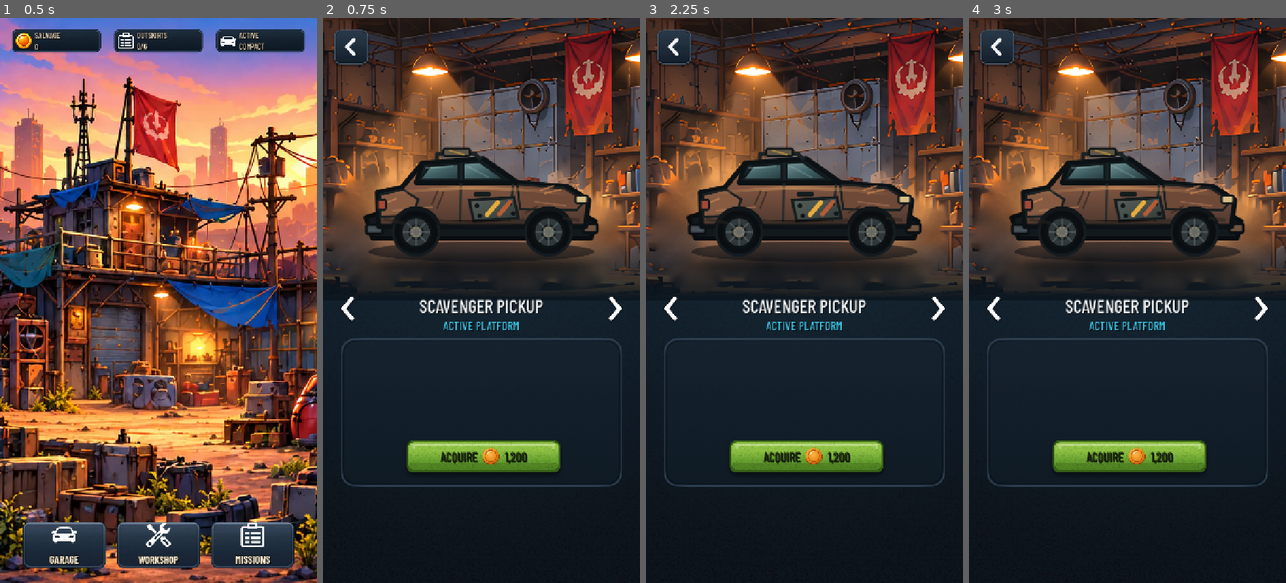
Above: before the commit, frames 1-4 (left to right).
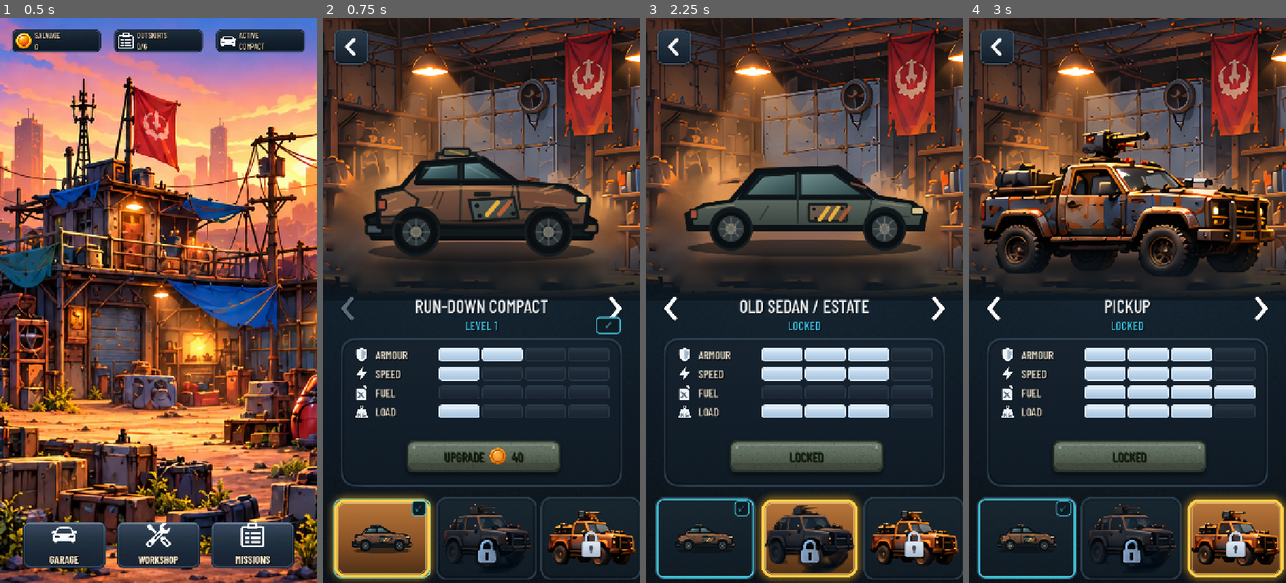
Above: after the commit, the same moments.

Repository: phantompixel-developer/FortKnocks
Game: Godot game, scene res://game/core/app.tscn
Two runs of this game, one before a commit and one after it. Both use one fixed random seed, a clock stepped at 60 frames per second and the inputs below.
Inputs (mouse positions are in pixels of both pictures, inside the frame that each line leads up to):
- Up to frame 1 (0.5 s): no input
- Up to frame 2 (0.75 s): click "GARAGE" at 0.5 s
- Up to frame 3 (2.25 s): click (807, 458) at 1.27 s; click (937, 311) at 2 s
- Up to frame 4 (3 s): click (1260, 311) at 2.75 s

Frame 1 is identical in both runs. In frame 2, 13% of the frame differs, in the area x 1-100%, y 49-100%; in frame 3, 22%; in frame 4, 28%, in the area x 2-100%, y 19-100%.
Error before the commit: Invalid access to property or key 'platform_active_requested' on a base object of type 'Control (GarageScreen)'. (res://game/core/app.gd:52)

Commit message:
feat: add Garage upgrades and separate active vehicle state

Diff:
--- a/game/progression/garage_screen.gd
+++ b/game/progression/garage_screen.gd
@@ -3,6 +3,8 @@
 
 signal back_requested
 signal platform_requested(platform_id: String)
+signal platform_active_requested(platform_id: String)
+signal platform_upgrade_requested(platform_id: String)
 
 const PlatformCatalogScript := preload("res://game/platforms/platform_catalog.gd")
 const ThemeScript := preload("res://game/presentation/fort_knocks_theme.gd")
@@ -25,12 +27,15 @@
 const SEG_FILLED_PATH := "res://assets/art/claude_assets/1_Asset_Kit/00_shared/png/ui/statbar_seg_filled_9s.png"
 
 const SWIPE_MIN: float = 60.0
+const ACTIVE_ACCENT := Color("42c7dc")
+const ACTIVE_DARK := Color("101b24")
 
 @onready var platform_showcase: PlatformShowcase = %PlatformShowcase
 @onready var pickup_hero: TextureRect = %PickupHero
 @onready var swipe_area: Control = %SwipeArea
 @onready var title_label: Label = %PlatformTitle
 @onready var status_label: Label = %PlatformStatus
+@onready var active_toggle: Button = %ActiveToggle
 @onready var rows: VBoxContainer = %Rows
 @onready var action_button: Button = %ActionButton
 @onready var action_label: Label = %ActionLabel
@@ -50,6 +55,7 @@
 var _card_buttons: Array[Button] = []
 var _swipe_start: Vector2 = Vector2.INF
 var _action_available: bool = false
+var _action_is_upgrade: bool = false
 
 func _ready() -> void:
 	ThemeScript.apply(self)
@@ -63,6 +69,7 @@
 		)
 	)
 	ProductionUIScript.style_action_button(action_button)
+	_style_active_toggle()
 	action_coin.texture = ProductionUIScript.texture(COIN_PATH)
 	_apply_back_safe_area()
 
@@ -73,6 +80,7 @@
 	prev_button.pressed.connect(_step.bind(-1))
 	next_button.pressed.connect(_step.bind(1))
 	action_button.pressed.connect(_request_selected)
+	active_toggle.pressed.connect(_request_active_selected)
 	swipe_area.gui_input.connect(_on_swipe_input)
 
 func configure(save_snapshot: Dictionary, notice := "") -> void:
@@ -114,9 +122,17 @@
 	var active_id: String = str(inventory.get("platform_id", "run_down_compact"))
 	var equipped_modules: Dictionary = inventory.get("equipped_module_by_platform", {}) as Dictionary
 	var module_id: String = str(equipped_modules.get(definition.id, ""))
+	var owned_selected: bool = owned.has(definition.id)
+	var level: int = _platform_level(definition.id)
 
 	title_label.text = definition.display_name.to_upper()
-	status_label.text = "TIER %d" % (_selected_index + 1)
+	status_label.text = "LEVEL %d" % level if owned_selected else "LOCKED"
+
+	active_toggle.visible = owned_selected
+	active_toggle.button_pressed = definition.id == active_id
+	active_toggle.disabled = definition.id == active_id
+	active_toggle.text = "✓" if definition.id == active_id else "□"
+	active_toggle.tooltip_text = "Active vehicle" if definition.id == active_id else "Set this vehicle as active"
 
 	var use_pickup_art: bool = definition.id == "pickup"
 	pickup_hero.visible = use_pickup_art
@@ -124,8 +140,8 @@
 	if not use_pickup_art:
 		platform_showcase.configure(definition.id, module_id)
 
-	_rebuild_stats(definition)
-	_update_action(definition, owned, completed, active_id)
+	_rebuild_stats(definition, level)
+	_update_action(definition, owned, completed)
 
 	prev_button.disabled = _selected_index == 0
 	next_button.disabled = _selected_index == _definitions.size() - 1
@@ -147,53 +163,83 @@
 func _update_action(
 	definition: CombatPlatformDefinition,
 	owned: Array,
-	completed: Array,
-	active_id: String
+	completed: Array
 ) -> void:
 	var inventory: Dictionary = _snapshot.get("inventory", {}) as Dictionary
 	var salvage: int = int(inventory.get("salvage", 0))
 	var unlocked: bool = definition.unlock_after_mission_id.is_empty() or completed.has(definition.unlock_after_mission_id)
+	var is_owned: bool = owned.has(definition.id)
 
 	_action_available = false
+	_action_is_upgrade = false
 	action_button.disabled = false
 	action_coin.visible = false
 	action_cost.visible = false
 
-	if definition.id == active_id:
-		action_label.text = "ACTIVE"
-	elif owned.has(definition.id):
-		action_label.text = "EQUIP"
-		_action_available = true
-	elif not unlocked or not definition.purchasable:
-		action_label.text = "LOCKED"
-		action_button.disabled = true
-	else:
-		action_label.text = "ACQUIRE" if salvage >= definition.purchase_cost else "NEED"
+	if is_owned:
+		var level: int = _platform_level(definition.id)
+		if level >= definition.max_level:
+			action_label.text = "MAX LEVEL"
+			action_button.disabled = true
+			return
+
+		var cost: int = definition.upgrade_cost(level)
+		action_label.text = "UPGRADE"
 		action_coin.visible = true
 		action_cost.visible = true
-		action_cost.text = _format_number(definition.purchase_cost)
-		if salvage >= definition.purchase_cost:
+		action_cost.text = _format_number(cost)
+		_action_is_upgrade = true
+		if salvage >= cost:
 			_action_available = true
 		else:
 			action_button.disabled = true
+		return
+
+	if not unlocked or not definition.purchasable:
+		action_label.text = "LOCKED"
+		action_button.disabled = true
+		return
+
+	action_label.text = "ACQUIRE"
+	action_coin.visible = true
+	action_cost.visible = true
+	action_cost.text = _format_number(definition.purchase_cost)
+	if salvage >= definition.purchase_cost:
+		_action_available = true
+	else:
+		action_button.disabled = true
 
 func _request_selected() -> void:
 	if _definitions.is_empty() or not _action_available:
 		return
-	platform_requested.emit(_definitions[_selected_index].id)
-
-func _rebuild_stats(definition: CombatPlatformDefinition) -> void:
+	var platform_id: String = _definitions[_selected_index].id
+	if _action_is_upgrade:
+		platform_upgrade_requested.emit(platform_id)
+	else:
+		platform_requested.emit(platform_id)
+
+func _request_active_selected() -> void:
+	if _definitions.is_empty() or active_toggle.disabled:
+		return
+	var definition: CombatPlatformDefinition = _definitions[_selected_index]
+	var inventory: Dictionary = _snapshot.get("inventory", {}) as Dictionary
+	var owned: Array = inventory.get("owned_platform_ids", ["run_down_compact"]) as Array
+	if owned.has(definition.id):
+		platform_active_requested.emit(definition.id)
+
+func _rebuild_stats(definition: CombatPlatformDefinition, level: int) -> void:
 	for child in rows.get_children():
 		child.queue_free()
 
-	var armour: int = clampi(int(round(float(definition.cover_health) / 75.0)), 1, 4)
-	var profile: int = clampi(1 + int(round((definition.cover_size.x - 240.0) / 35.0)), 1, 4)
-	var utility: int = 4 if definition.utility_slot_count > 0 else 0
-	var load: int = clampi(maxi(profile, definition.utility_slot_count + 1), 1, 4)
+	var effective_health: int = definition.cover_health_at_level(level)
+	var armour: int = clampi(int(round(float(effective_health) / 75.0)), 1, 4)
+	var speed: int = clampi(1 + int(round((definition.cover_size.x - 240.0) / 35.0)), 1, 4)
+	var fuel: int = 4 if definition.utility_slot_count > 0 else 0
+	var load: int = clampi(maxi(speed, definition.utility_slot_count + 1), 1, 4)
 
 	_add_stat_row("ARMOUR", ICON_ARMOUR, armour)
-	_add_stat_row("PROFILE", ICON_SPEED, profile)
-	_add_stat_row("UTILITY", ICON_FUEL, utility)
+	_add_stat_row("SPEED", ICON_SPEED, speed)
+	_add_stat_row("FUEL", ICON_FUEL, fuel)
 	_add_stat_row("LOAD", ICON_LOAD, load)
 
 func _add_stat_row(label_text: String, icon_path: String, filled: int) -> void:
@@ -203,6 +249,7 @@
 
 	var icon := TextureRect.new()
 	icon.texture = ProductionUIScript.texture(icon_path)
+	icon.texture_filter = CanvasItem.TEXTURE_FILTER_LINEAR
 	icon.custom_minimum_size = Vector2(38.0, 38.0)
 	icon.expand_mode = TextureRect.EXPAND_IGNORE_SIZE
 	icon.stretch_mode = TextureRect.STRETCH_KEEP_ASPECT_CENTERED
@@ -224,6 +271,7 @@
 	for i in range(4):
 		var segment := NinePatchRect.new()
 		segment.texture = ProductionUIScript.texture(SEG_FILLED_PATH if i < filled else SEG_EMPTY_PATH)
+		segment.texture_filter = CanvasItem.TEXTURE_FILTER_LINEAR
 		segment.patch_margin_left = 8
 		segment.patch_margin_top = 8
 		segment.patch_margin_right = 8
@@ -245,11 +293,13 @@
 	var completed: Array = campaign.get("completed_missions", []) as Array
 	var inventory: Dictionary = _snapshot.get("inventory", {}) as Dictionary
 	var owned: Array = inventory.get("owned_platform_ids", ["run_down_compact"]) as Array
+	var active_id: String = str(inventory.get("platform_id", "run_down_compact"))
 
 	for i in range(_definitions.size()):
 		var definition: CombatPlatformDefinition = _definitions[i]
 		var unlocked: bool = definition.unlock_after_mission_id.is_empty() or completed.has(definition.unlock_after_mission_id)
 		var locked: bool = not owned.has(definition.id) and not unlocked
+		var is_active: bool = definition.id == active_id
 
 		var card := Button.new()
 		card.custom_minimum_size = Vector2(229.0, 188.0)
@@ -261,6 +311,7 @@
 		var frame := NinePatchRect.new()
 		frame.name = "_Frame"
 		frame.texture = ProductionUIScript.texture(CARD_PATH)
+		frame.texture_filter = CanvasItem.TEXTURE_FILTER_LINEAR
 		frame.set_anchors_preset(Control.PRESET_FULL_RECT)
 		frame.patch_margin_left = 20
 		frame.patch_margin_top = 20
@@ -269,9 +320,22 @@
 		frame.mouse_filter = Control.MOUSE_FILTER_IGNORE
 		card.add_child(frame)
 
+		var active_frame := Panel.new()
+		active_frame.name = "_ActiveFrame"
+		active_frame.set_anchors_preset(Control.PRESET_FULL_RECT)
+		active_frame.offset_left = 4.0
+		active_frame.offset_top = 4.0
+		active_frame.offset_right = -4.0
+		active_frame.offset_bottom = -4.0
+		active_frame.mouse_filter = Control.MOUSE_FILTER_IGNORE
+		active_frame.add_theme_stylebox_override("panel", _active_card_style())
+		active_frame.visible = is_active
+		card.add_child(active_frame)
+
 		var selected := NinePatchRect.new()
 		selected.name = "_SelectedFrame"
 		selected.texture = ProductionUIScript.texture(CARD_SELECTED_PATH)
+		selected.texture_filter = CanvasItem.TEXTURE_FILTER_LINEAR
 		selected.set_anchors_preset(Control.PRESET_FULL_RECT)
 		selected.offset_left = -13.0
 		selected.offset_top = -13.0
@@ -287,6 +351,7 @@
 		if definition.id == "pickup":
 			var thumb := TextureRect.new()
 			thumb.texture = ProductionUIScript.texture(PICKUP_THUMB)
+			thumb.texture_filter = CanvasItem.TEXTURE_FILTER_LINEAR
 			thumb.set_anchors_preset(Control.PRESET_FULL_RECT)
 			thumb.offset_left = 14.0
 			thumb.offset_top = 13.0
@@ -299,6 +364,7 @@
 		elif locked:
 			var locked_thumb := TextureRect.new()
 			locked_thumb.texture = ProductionUIScript.texture(LOCKED_THUMB)
+			locked_thumb.texture_filter = CanvasItem.TEXTURE_FILTER_LINEAR
 			locked_thumb.set_anchors_preset(Control.PRESET_FULL_RECT)
 			locked_thumb.offset_left = 12.0
 			locked_thumb.offset_top = 12.0
@@ -324,6 +390,7 @@
 		if locked and definition.id == "pickup":
 			var lock := TextureRect.new()
 			lock.texture = ProductionUIScript.texture(LOCK_PATH)
+			lock.texture_filter = CanvasItem.TEXTURE_FILTER_LINEAR
 			lock.anchor_left = 0.5
 			lock.anchor_top = 0.5
 			lock.anchor_right = 0.5
@@ -337,6 +404,23 @@
 			lock.mouse_filter = Control.MOUSE_FILTER_IGNORE
 			card.add_child(lock)
 
+		if is_active:
+			var badge := Panel.new()
+			badge.position = Vector2(181.0, 9.0)
+			badge.size = Vector2(34.0, 34.0)
+			badge.mouse_filter = Control.MOUSE_FILTER_IGNORE
+			badge.add_theme_stylebox_override("panel", _active_badge_style())
+			var tick := Label.new()
+			tick.set_anchors_preset(Control.PRESET_FULL_RECT)
+			tick.text = "✓"
+			tick.horizontal_alignment = HORIZONTAL_ALIGNMENT_CENTER
+			tick.vertical_alignment = VERTICAL_ALIGNMENT_CENTER
+			tick.add_theme_color_override("font_color", ACTIVE_ACCENT)
+			tick.add_theme_font_size_override("font_size", 22)
+			tick.mouse_filter = Control.MOUSE_FILTER_IGNORE
+			badge.add_child(tick)
+			card.add_child(badge)
+
 		platform_row.add_child(card)
 		_card_buttons.append(card)
 
@@ -355,6 +439,51 @@
 	_play_ui(&"ui_confirm")
 	_show_selected()
 
+func _platform_level(platform_id: String) -> int:
+	var inventory: Dictionary = _snapshot.get("inventory", {}) as Dictionary
+	var levels: Dictionary = inventory.get("platform_levels", {}) as Dictionary
+	return clampi(int(levels.get(platform_id, 1)), 1, 4)
+
+func _style_active_toggle() -> void:
+	var normal := StyleBoxFlat.new()
+	normal.bg_color = Color(0.035, 0.065, 0.085, 0.92)
+	normal.border_color = Color(0.32, 0.40, 0.46, 1.0)
+	normal.set_border_width_all(2)
+	normal.set_corner_radius_all(7)
+
+	var hover := normal.duplicate() as StyleBoxFlat
+	hover.border_color = ACTIVE_ACCENT.darkened(0.15)
+
+	var active := normal.duplicate() as StyleBoxFlat
+	active.bg_color = ACTIVE_DARK
+	active.border_color = ACTIVE_ACCENT
+	active.set_border_width_all(3)
+
+	active_toggle.add_theme_stylebox_override("normal", normal)
+	active_toggle.add_theme_stylebox_override("hover", hover)
+	active_toggle.add_theme_stylebox_override("pressed", active)
+	active_toggle.add_theme_stylebox_override("hover_pressed", active)
+	active_toggle.add_theme_stylebox_override("disabled", active)
+	active_toggle.add_theme_color_override("font_color", Color(0.72, 0.79, 0.83, 1.0))
+	active_toggle.add_theme_color_override("font_pressed_color", ACTIVE_ACCENT)
+	active_toggle.add_theme_color_override("font_disabled_color", ACTIVE_ACCENT)
+
+func _active_card_style() -> StyleBoxFlat:
+	var style := StyleBoxFlat.new()
+	style.bg_color = Color(0, 0, 0, 0)
+	style.border_color = ACTIVE_ACCENT
+	style.set_border_width_all(4)
+	style.set_corner_radius_all(16)
+	return style
+
+func _active_badge_style() -> StyleBoxFlat:
+	var style := StyleBoxFlat.new()
+	style.bg_color = ACTIVE_DARK
+	style.border_color = ACTIVE_ACCENT
+	style.set_border_width_all(2)
+	style.set_corner_radius_all(7)
+	return style
+
 func _on_swipe_input(event: InputEvent) -> void:
 	var pressed: bool = false
 	if event is InputEventScreenTouch:
@@ -386,7 +515,7 @@
 
 func _format_number(value: int) -> String:
 	var source: String = str(absi(value))
-	var output := ""
+	var output: String = ""
 	while source.length() > 3:
 		output = "," + source.substr(source.length() - 3) + output
 		source = source.substr(0, source.length() - 3)
